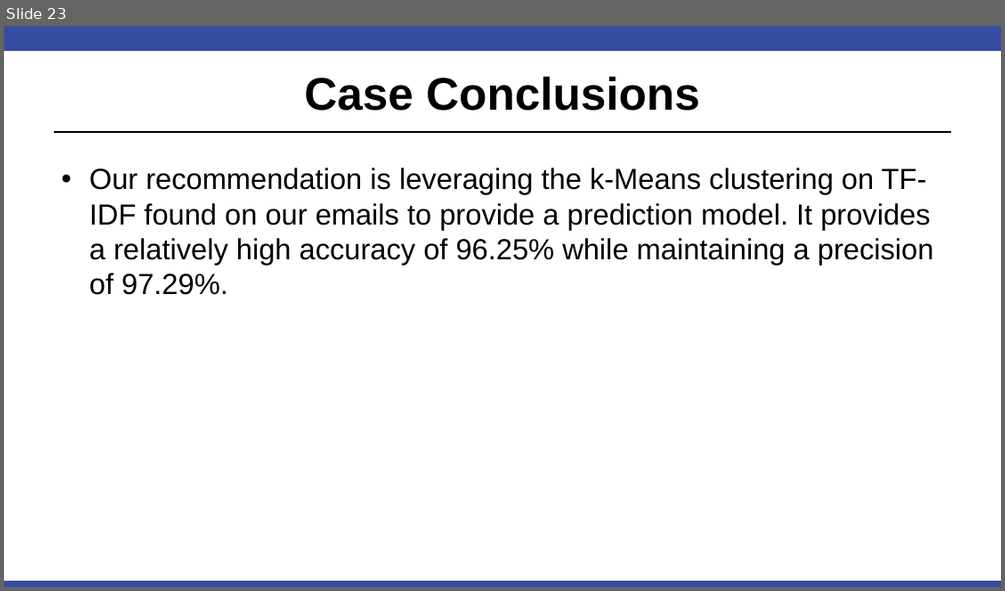
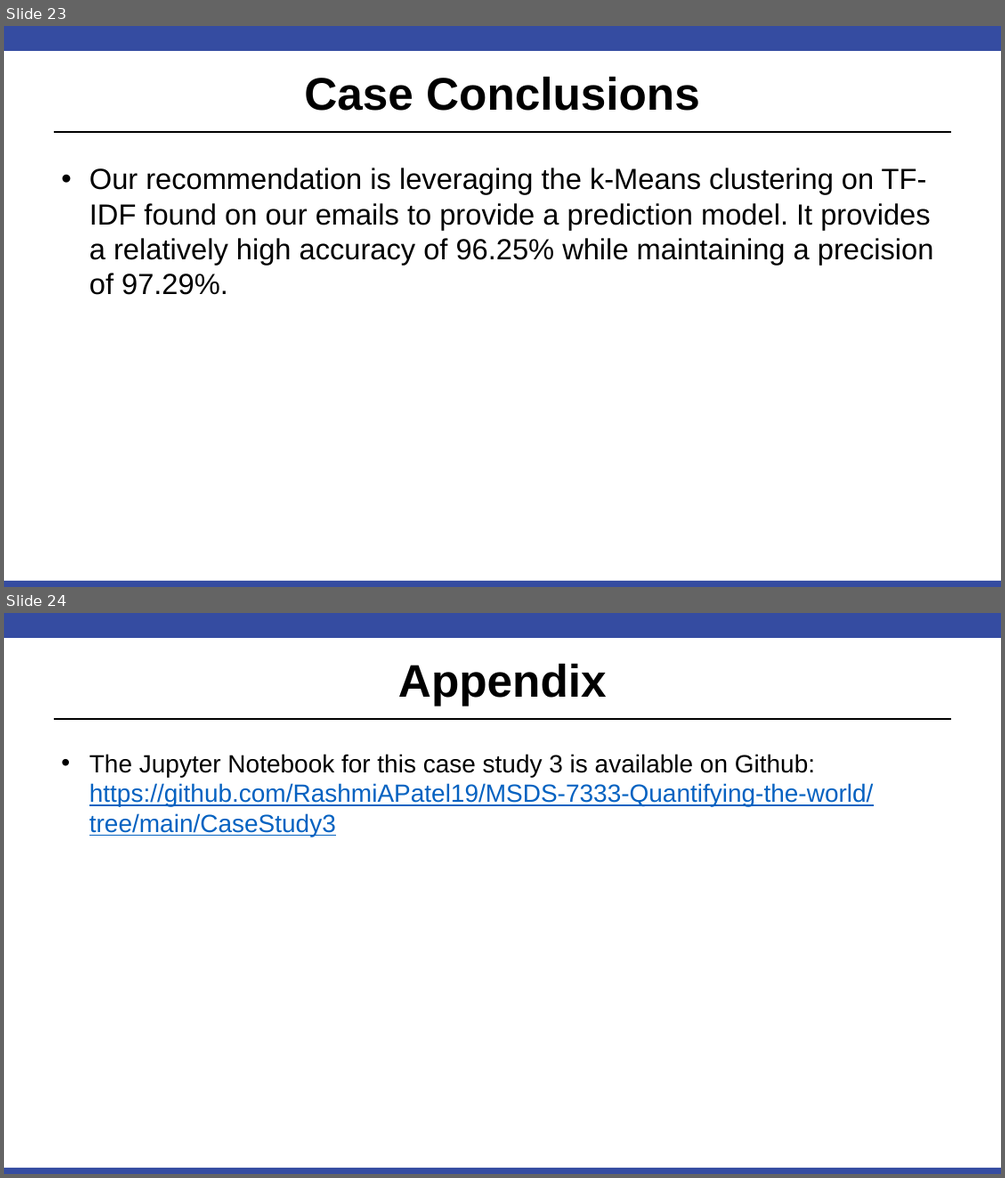
Before and after one commit to RashmiAPatel19/MSDS-7333-Quantifying-the-world, a slide deck: CaseStudy3/DS7333_CaseStudy_3_RPatel.pptx. Shown one above the other, each under a label of ours: slide 23 before the commit, slides 23 and 24 after it. The pictures are 1005x591 and 1005x1178 pixels, drawn with LibreOffice and Linux fonts; fonts in the diff are those of the drawing; background and template pictures are left out. Boxes give left, top, right and bottom in pixels: in the first picture for what was removed or moved away, otherwise in the second. Text is boxed around its words. In the diff, an @@ line names an element or a change of style, - is before the commit and + after.

```diff
--- a/CaseStudy3/DS7333_CaseStudy_3_RPatel.pptx
+++ b/CaseStudy3/DS7333_CaseStudy_3_RPatel.pptx
@@ slide 24 added at box(4, 613, 1001, 1174), background #FFFFFF; not listed: 3 template elements that a slide beside it also shows @@
@@ title added at box(398, 663, 607, 706), 44 pt, text #000000, bold @@
+Appendix
@@ text added at box(89, 754, 874, 836), 24 pt, text #0562C1, underline @@
+• The Jupyter Notebook for this case study 3 is available on Github: https://github.com/RashmiAPatel19/MSDS-7333-Quantifying-the-world/tree/main/CaseStudy3
```
